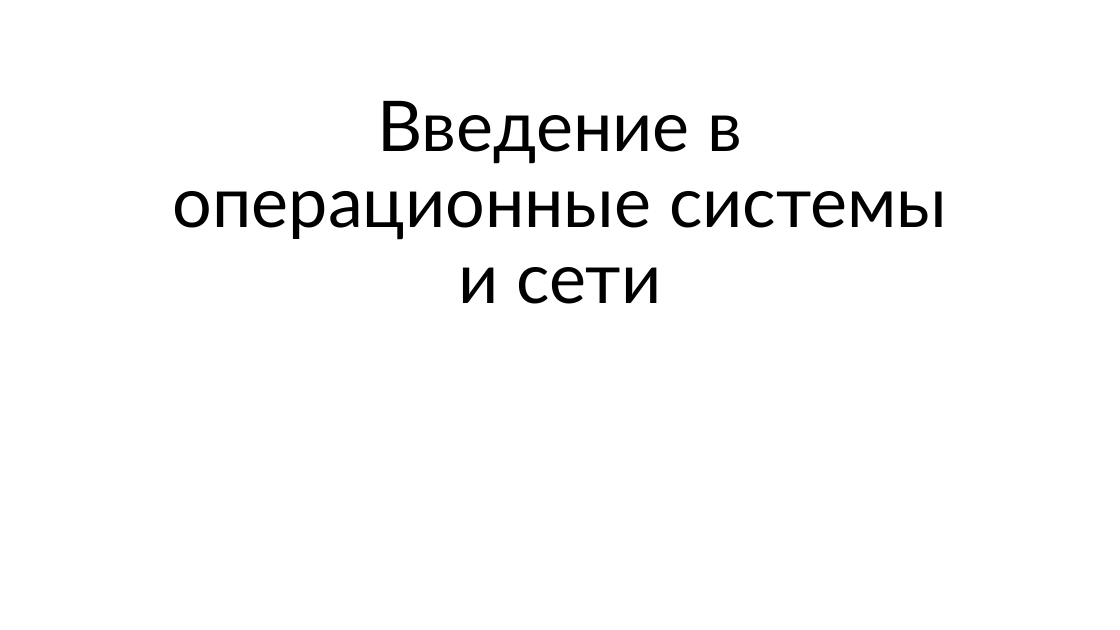
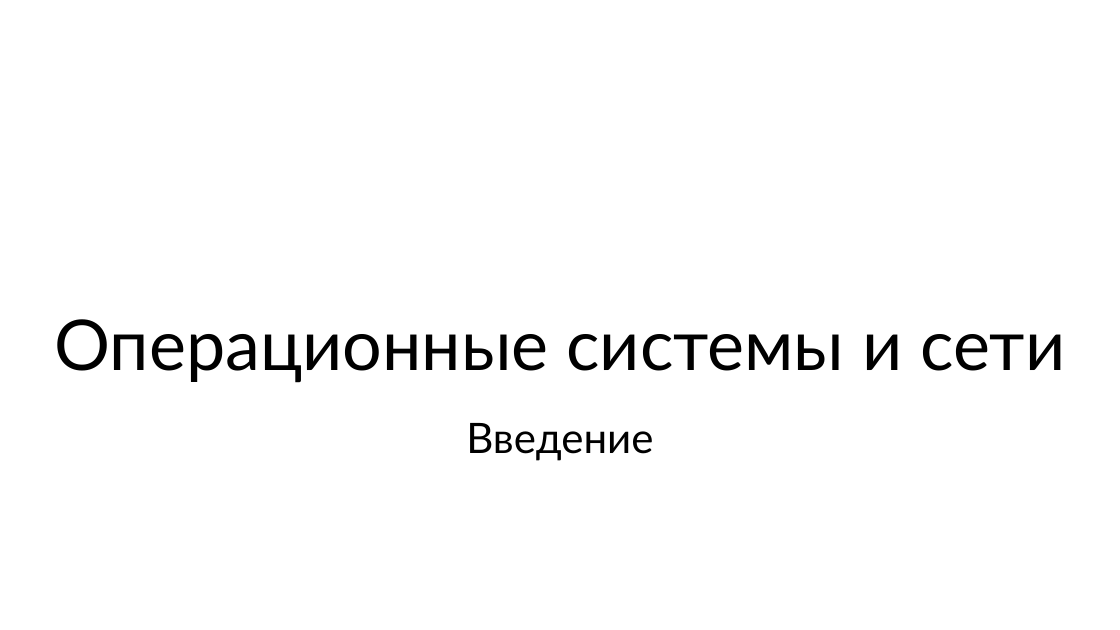
Before and after one commit to alexey-malov/os-course, a slide deck: slide 1 of lectures/01/Введение в ОС.pptx. Drawn at 1120x630 pixels with LibreOffice and Linux fonts; fonts in the diff are those of the drawing. Boxes give left, top, right and bottom in pixels: in the first picture for what was removed or moved away, otherwise in the second. Text is boxed around its words. In the diff, an @@ line names an element or a change of style, - is before the commit and + after.

```diff
--- a/lectures/01/Введение в ОС.pptx
+++ b/lectures/01/Введение в ОС.pptx
@@ title at (54,319,1065,383): text changed @@
-Введение в операционные системы и сети
+Операционные системы и сети
@@ subtitle added at (466,423,653,461), 36 pt, text #000000 @@
+Введение
```
Also in this commit, not shown: 17 other slides changed, 1 slide added.
